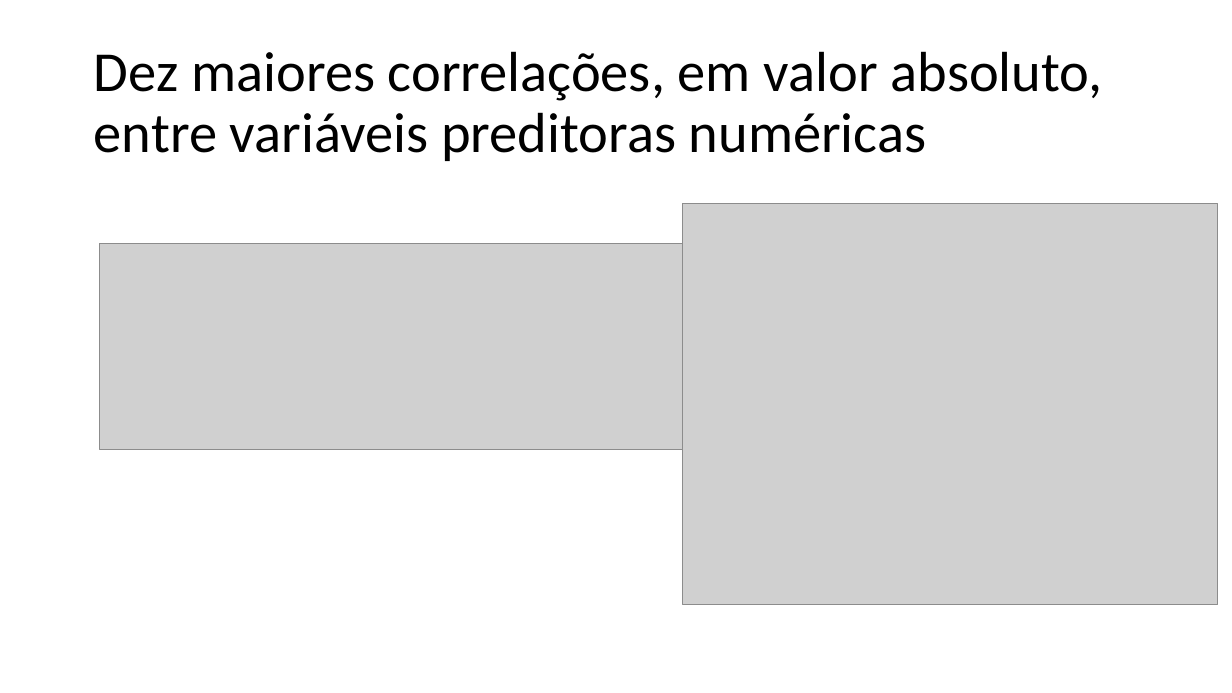
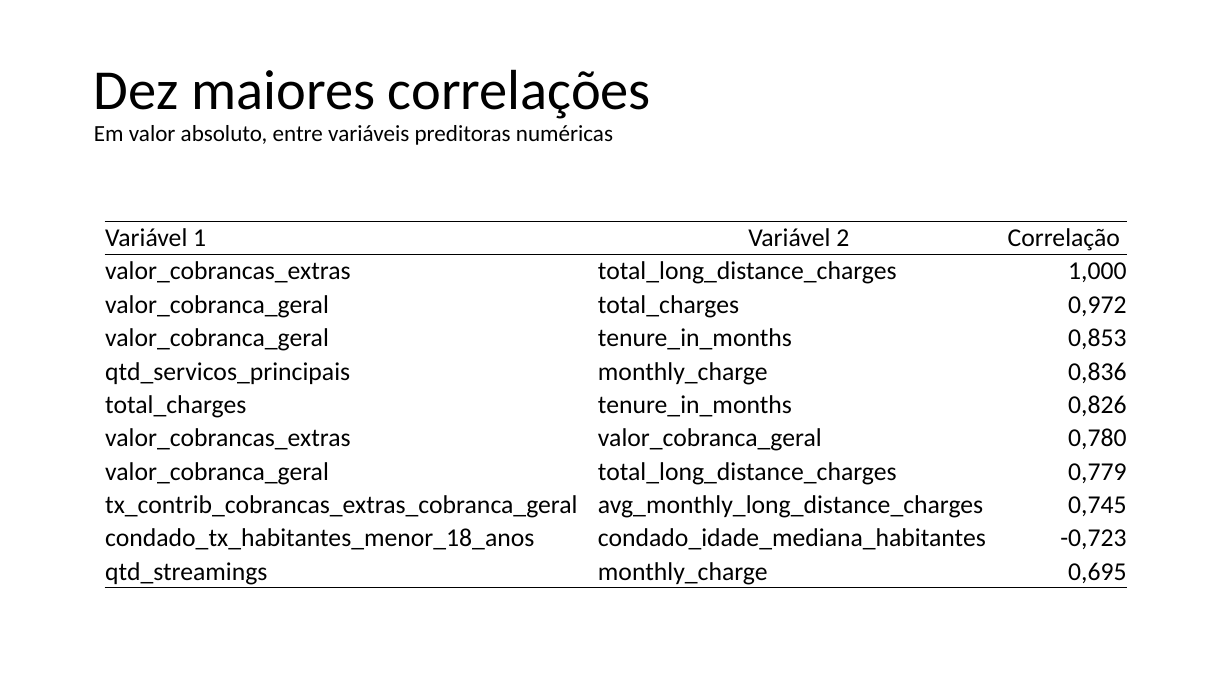
Before and after one commit to franzmonteiro/new_telco_churn, a slide deck: slide 9 of apresentacao.pptx. Drawn at 1232x693 pixels with LibreOffice and Linux fonts; fonts in the diff are those of the drawing; grey boxes stand for pictures; background and template pictures are left out. Boxes give left, top, right and bottom in pixels: in the first picture for what was removed or moved away, otherwise in the second. Text is boxed around its words. In the diff, an @@ line names an element or a change of style, - is before the commit and + after.

```diff
--- a/apresentacao.pptx
+++ b/apresentacao.pptx
@@ title at (94,69,651,145): text changed; size 44 to 18 pt @@
-Dez maiores correlações, em valor absoluto, entre variáveis preditoras numéricas
+Dez maiores correlações
+Em valor absoluto, entre variáveis preditoras numéricas
@@ picture removed at (683,203,1218,604) @@
@@ table added at (104,221,1128,589), 11 rows, 3 columns @@
+Variável 1 | Variável 2 | Correlação
+valor_cobrancas_extras | total_long_distance_charges | 1,000
+valor_cobranca_geral | total_charges | 0,972
+valor_cobranca_geral | tenure_in_months | 0,853
+qtd_servicos_principais | monthly_charge | 0,836
+total_charges | tenure_in_months | 0,826
+valor_cobrancas_extras | valor_cobranca_geral | 0,780
+valor_cobranca_geral | total_long_distance_charges | 0,779
+tx_contrib_cobrancas_extras_cobranca_geral | avg_monthly_long_distance_charges | 0,745
+condado_tx_habitantes_menor_18_anos | condado_idade_mediana_habitantes | -0,723
+qtd_streamings | monthly_charge | 0,695
@@ picture removed at (100,244,683,449) @@
```
Also in this commit, not shown: 10 other slides changed, 3 slides added, 4 slides removed.
